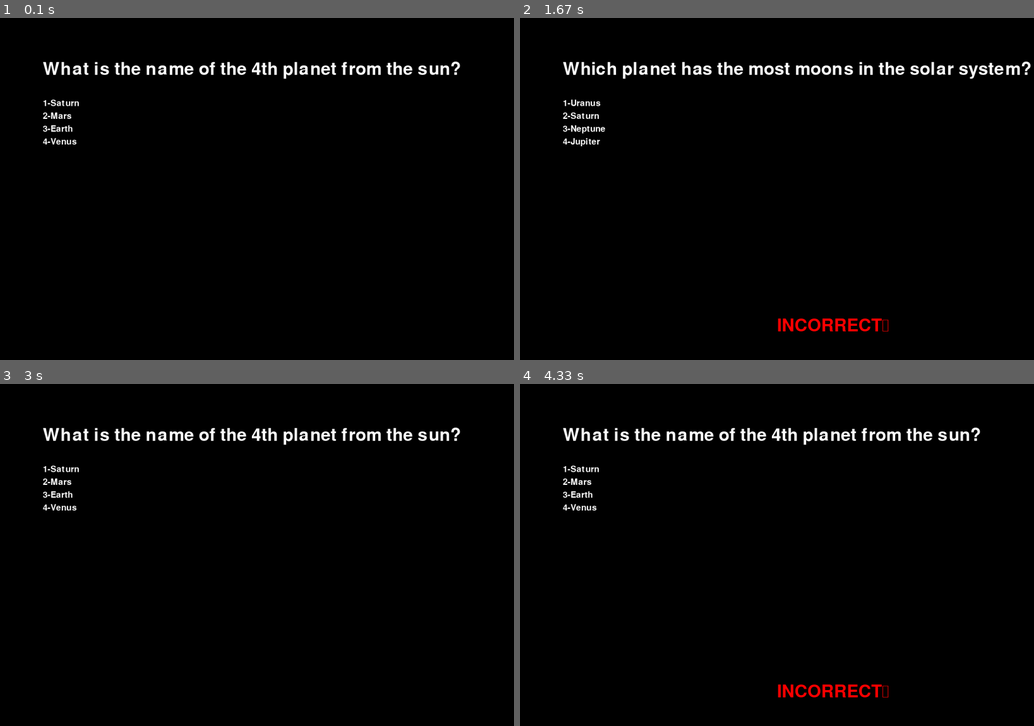
Above: before the commit, frames 1-4 (two rows, left to right).
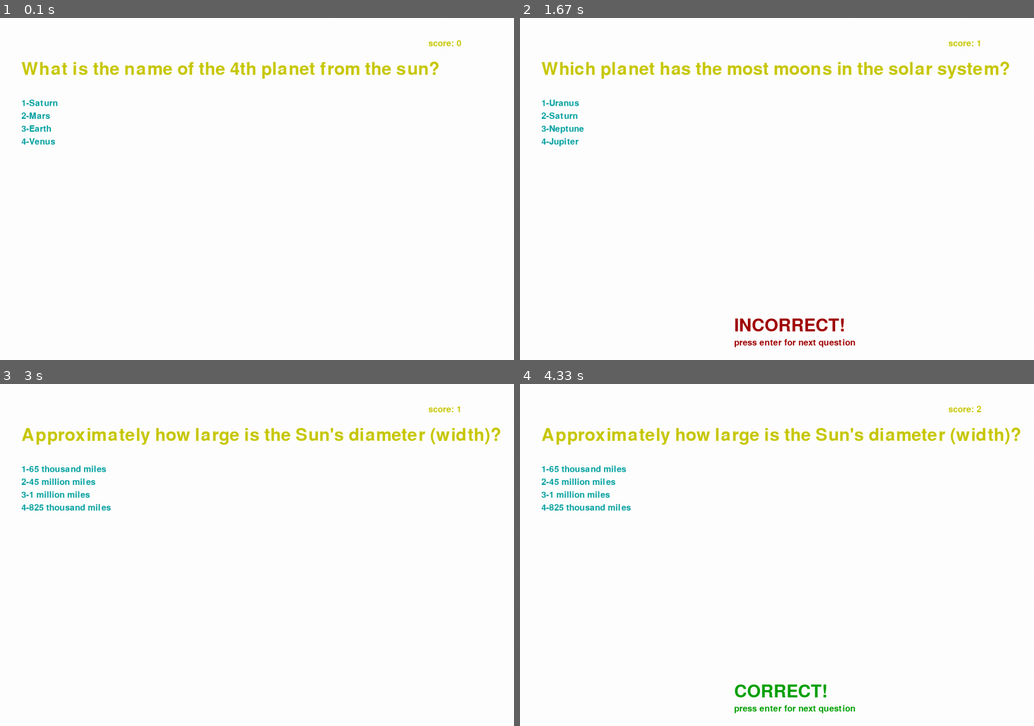
Above: after the commit, the same moments.

Repository: circusfloor/pygame_test
Game: pygame game, started from trivia/trivia_practice.py
The game is run twice, just before and just after one commit, with the same random seed, the same clock (stepped at 60 frames per second) and the same inputs.
Inputs:
- Up to frame 1 (0.1 s): no input
- Up to frame 2 (1.67 s): tap one key every 0.33 s from 0.33 s: 4 2 Enter 1
- Up to frame 3 (3 s): tap Enter at 2.67 s
- Up to frame 4 (4.33 s): tap 3 at 4 s

The runs differ from the first frame. In frame 1, 100% of the frame differs, in the area x 0-100%, y 0-100%; in frame 2, 100%; in frame 3, 100%; in frame 4, 100%.

Commit message:
git init

Diff:
--- a/trivia/text.txt
+++ b/trivia/text.txt
@@ -10,3 +10,21 @@
 Neptune
 Jupiter
 4
+Approximately how large is the Sun's diameter (width)?
+65 thousand miles
+45 million miles
+1 million miles
+825 thousand miles
+3
+How far is the earth from the Sun is its orbit (on average)?
+13 million miles
+95 million miles
+250 thousand miles
+800 thousand miles
+2
+What causes the Earth's oceans to have tides?
+The moon
+The sun
+Earth's molten core
+Oxygen
+1
--- a/trivia/trivia_practice.py
+++ b/trivia/trivia_practice.py
@@ -7,8 +7,9 @@
     def __init__(self):
         self.font1 = pygame.font.Font(None, 30)
         self.font2 = pygame.font.Font(None, 60)
-        self.x = 100
+        self.x = 50
         self.y = 100
+        self.color_1 = 200, 200, 0
 
 
 class Trivia:
@@ -31,7 +32,7 @@
 
         self.total = len(self.data)
 
-    def print_text(self, font, x, y, text, color=(255, 255, 255)):
+    def print_text(self, font, x, y, text, color=(0, 160, 160)):
         text_ = font.render(text, True, color)
         self.screen.blit(text_, (x, y))
 
@@ -43,6 +44,7 @@
             self.current += 6
             if self.current >= self.total:
                 self.current = 0
+                self.score = 0
 
     def handle_input(self, number):
         if number == self.correct:
@@ -54,12 +56,16 @@
     def show_question(self, settings):
         self.correct = int(self.data[self.current + 5])
 
+        self.print_text(settings.font1, 1000, 50, 'score: ' + str(self.score), settings.color_1)
+
         if self.scored:
-            self.print_text(settings.font2, 600, 700, 'CORRECT！', (0, 255, 0))
+            self.print_text(settings.font2, 500, 700, 'CORRECT!', (0, 160, 0))
+            self.print_text(settings.font1, 500, 750, 'press enter for next question', (0, 160, 0))
         elif self.failed:
-            self.print_text(settings.font2, 600, 700, 'INCORRECT！', (255, 0, 0))
+            self.print_text(settings.font2, 500, 700, 'INCORRECT!', (160, 0, 0))
+            self.print_text(settings.font1, 500, 750, 'press enter for next question', (160, 0, 0))
 
-        self.print_text(settings.font2, settings.x, settings.y, self.data[self.current].strip())
+        self.print_text(settings.font2, settings.x, settings.y, self.data[self.current].strip(), settings.color_1)
         self.print_text(settings.font1, settings.x, settings.y + 60 + 1 * 30,
                         '1-' + self.data[self.current + 1].strip())
         self.print_text(settings.font1, settings.x, settings.y + 60 + 2 * 30,
@@ -97,7 +103,7 @@
                 elif event.key == pygame.K_RETURN:
                     trivia.next_question()
 
-        screen.fill((0, 0, 0))
+        screen.fill((255, 255, 255))
         trivia.show_question(settings)
 
         pygame.display.update()
